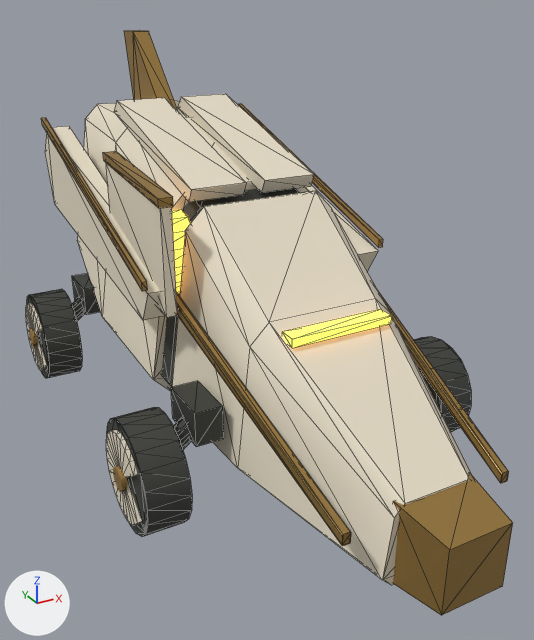
Renders of the glTF model godot/assets/models/banki_charger.glb from each side of a commit.
The view is the same before and after, from a camera (50 mm lens) standing at (-0.99, -1.89, 1.33) and looking at (-0.01, -0.1, 0.44). Every picture has the same lights, and +X, +Y and +Z are marked at lower left. The older version comes first. Mesh edges are drawn as thin lines on the coarser meshes. Where no turn or scale is listed for an object, it has been applied to the vertices. Vertices at exactly the same position are counted once.

In view in the first picture: 'body', 'body_brass', 'body_dark', 'core_cover', 'fin', 'ram', 'sensor', 'susp_fr', 'wheel_fl', 'wheel_fr', 'wheel_fr_ivory', 'wheel_rr' and 6 more.
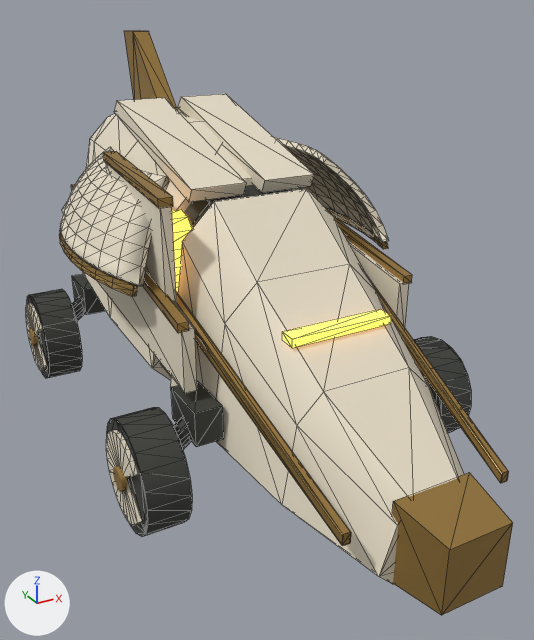
The change, as a list of edits to the scene's bpy script:
```text
Change me_body:
    used by ob_body; location = (0.0, 0.0, 0.3)
    remove me_body.from_pydata(...)  # 84 vertices, 144 faces; spans x -0.38..0.38, y -0.88..0.98, z -0.2..0.71
    add me_body.from_pydata(...)  # 352 vertices, 672 faces; spans x -0.48..0.48, y -0.88..0.98, z -0.2..0.71
    me_body part 1: the loose piece of 24 vertices spanning x -0.34..0.34, y 0.06..0.98, z -0.12..0.65 is rebuilt with 32 vertices and now spans x -0.34..0.34, y 0.06..0.98, z -0.12..0.65
    me_body part 2: the loose piece of 10 vertices spanning x -0.38..-0.3, y -0.12..0.92, z 0.2..0.6 is rebuilt with 10 vertices and now spans x -0.36..-0.32, y -0.3..0.84, z 0.08..0.42
    me_body part 3: the loose piece of 10 vertices spanning x 0.3..0.38, y -0.12..0.92, z 0.2..0.6 is rebuilt with 10 vertices and now spans x 0.32..0.36, y -0.3..0.84, z 0.08..0.42
    me_body part 4: a new loose piece of 126 vertices spanning x 0.25..0.48, y -0.13..0.63, z 0.33..0.58, in mat_banki_charger_shell (pale yellow #e9dfc9)
    me_body part 5: a new loose piece of 126 vertices spanning x -0.48..-0.25, y -0.13..0.63, z 0.33..0.58, in mat_banki_charger_shell (pale yellow #e9dfc9)
    me_body part 6: 22 vertices removed from x -0.31..0.31, y -0.88..-0.06, z -0.18..0.5; 30 vertices added at x -0.31..0.31, y -0.88..-0.06, z -0.19..0.51
Change me_body_brass:
    used by ob_body_brass; location = (0.0, 0.0, 0.3)
    remove me_body_brass.from_pydata(...)  # 48 vertices, 80 faces; spans x -0.4..0.4, y -0.86..0.84, z -0.05..0.63
    add me_body_brass.from_pydata(...)  # 156 vertices, 288 faces; spans x -0.49..0.49, y -0.86..0.62, z -0.05..0.44
    me_body_brass part 7: the loose piece of 8 vertices spanning x 0.38..0.4, y -0.12..0.84, z 0.31..0.63 is scaled about its middle by (2, 0.958, 0.537), then moved by (-0.03, -0.2, -0.13)
    me_body_brass part 8: the loose piece of 8 vertices spanning x -0.4..-0.38, y -0.12..0.84, z 0.31..0.63 is scaled about its middle by (2, 0.958, 0.537), then moved by (0.03, -0.2, -0.13)
    me_body_brass part 9: a new loose piece of 54 vertices spanning x 0.4..0.49, y -0.12..0.62, z 0.3..0.33, in mat_banki_brass (brown #a98749)
    me_body_brass part 10: a new loose piece of 54 vertices spanning x -0.49..-0.4, y -0.12..0.62, z 0.3..0.33, in mat_banki_brass (brown #a98749)
Change me_body_dark:
    used by ob_body_dark; location = (0.0, 0.0, 0.3)
    remove me_body_dark.from_pydata(...)  # 40 vertices, 76 faces; spans x -0.31..0.31, y -0.86..0.95, z -0.19..0.62
    add me_body_dark.from_pydata(...)  # 48 vertices, 92 faces; spans x -0.31..0.31, y -0.86..0.95, z -0.19..0.62
    me_body_dark part 11: the whole mesh is rebuilt
```

Location of each change, (x1, y1, x2, y2) in pixels of the pictures (534 x 640 px; the box of a moved part takes in the faces that stretch with it):
'body', reshaped
    before: (45, 94, 472, 585)
    after: (60, 94, 464, 585)
'body_brass', reshaped (18% shorter)
    before: (41, 103, 509, 546)
    after: (59, 184, 509, 546)
'body_dark', reshaped (mostly hidden)
    before: (161, 188, 299, 387)
    after: (160, 185, 292, 376)
part 1 of me_body, rebuilt (6% shorter)
    before: (77, 100, 309, 391)
    after: (82, 107, 301, 380)
part 2 of me_body, rebuilt (12% wider)
    before: (45, 126, 165, 320)
    after: (62, 202, 197, 393)
part 3 of me_body, rebuilt
    before: (306, 185, 378, 271)
    after: (347, 240, 409, 327)
part 4 of me_body, added
    after: (274, 137, 388, 242)
part 5 of me_body, added (pale yellow)
    after: (60, 147, 169, 286)
part 6 of me_body, moved or reshaped
    before: (171, 191, 472, 585)
    after: (170, 189, 464, 585)
part 7 of me_body_brass, moved or reshaped
    before: (238, 103, 383, 247)
    after: (333, 216, 412, 283)
part 8 of me_body_brass, moved or reshaped
    before: (41, 118, 147, 291)
    after: (71, 184, 189, 333)
part 9 of me_body_brass, added (brown)
    after: (326, 208, 388, 249)
part 10 of me_body_brass, added (brown)
    after: (59, 229, 137, 296)
